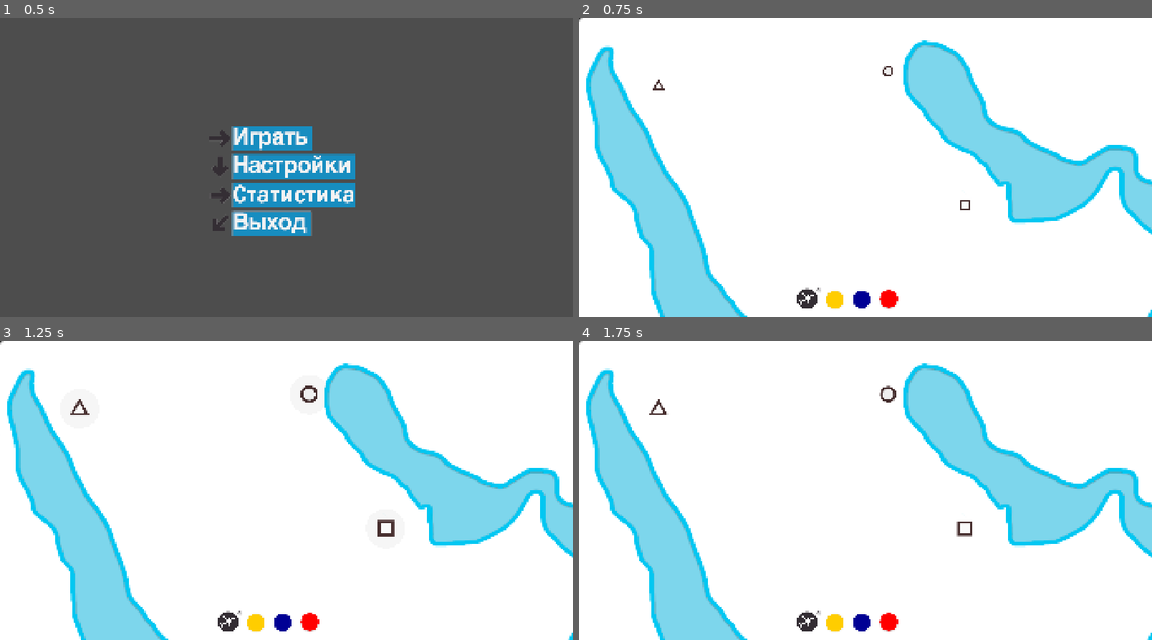
Above: before the commit, frames 1-4 (two rows, left to right).
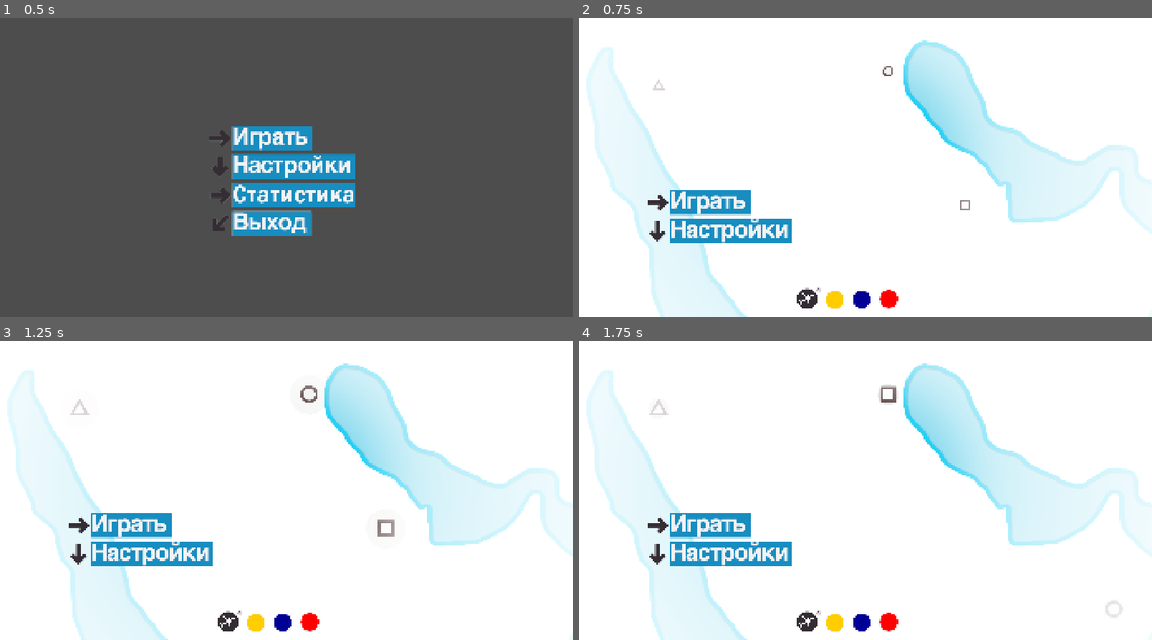
Above: after the commit, the same moments.

Repository: top-it-090304/Holding-Pattern
Game: Godot game, scene res://scene/StartMenu.tscn
The game is run twice, just before and just after one commit, with the same random seed, the same clock (stepped at 60 frames per second) and the same inputs.
Inputs (mouse positions are in pixels of both pictures, inside the frame that each line leads up to; where the layout moved, square brackets give the same spot in the first picture):
- Up to frame 1 (0.5 s): no input
- Up to frame 2 (0.75 s): click (842, 137) at 0.5 s
- Up to frame 3 (1.25 s): no input
- Up to frame 4 (1.75 s): click (699, 526) [579, 341] at 1.25 s

Frame 1 is identical in both runs. In frame 2, 20% of the frame differs, in the area x 0-100%, y 0-100%; in frame 3, 20%; in frame 4, 21%.

Commit message:
refactor: change scene game over

Diff:
--- a/scene/Main.tscn
+++ b/scene/Main.tscn
@@ -2,7 +2,10 @@
 
 [ext_resource type="Script" uid="uid://sp2ta70qytu6" path="res://scripts/Main.gd" id="1_nbc6x"]
 [ext_resource type="Texture2D" uid="uid://po01xbkyu0m5" path="res://objects/map3d.png" id="2_pnqar"]
+[ext_resource type="Texture2D" uid="uid://cccbojxrikyly" path="res://objects/Button_plau.png" id="3_764rb"]
+[ext_resource type="Texture2D" uid="uid://cya118am2kgj2" path="res://objects/Vinetka.png" id="3_aex65"]
 [ext_resource type="Texture2D" uid="uid://d3hmyd7fm44gt" path="res://objects/Button_yellow.png" id="3_mnmej"]
+[ext_resource type="Texture2D" uid="uid://ciblyc6hoov27" path="res://objects/Button_settings.png" id="4_aex65"]
 [ext_resource type="Texture2D" uid="uid://c32r7a0jfkk6t" path="res://objects/Button_blue.png" id="4_o6q0f"]
 [ext_resource type="Texture2D" uid="uid://ck4unu555lgo2" path="res://objects/Button_red.png" id="5_s5yxy"]
 [ext_resource type="Texture2D" uid="uid://7ire7onvi2fn" path="res://objects/count_fly.png" id="6_eik88"]
@@ -50,27 +53,38 @@
 anchor_bottom = 1.0
 grow_horizontal = 2
 grow_vertical = 2
+texture = ExtResource("3_aex65")
 
 [node name="Control" type="Control" parent="GameOver" unique_id=1549837969]
 layout_mode = 3
 anchors_preset = 0
-offset_right = 40.0
-offset_bottom = 40.0
+offset_right = 560.0
+offset_bottom = 343.0
 
 [node name="ScoreLabel" type="Label" parent="GameOver/Control" unique_id=878178107]
 layout_mode = 0
 offset_right = 40.0
 offset_bottom = 23.0
 
-[node name="Restart" type="Button" parent="GameOver/Control" unique_id=1839325162]
-layout_mode = 0
-offset_right = 8.0
-offset_bottom = 8.0
-
-[node name="Menu" type="Button" parent="GameOver/Control" unique_id=114752138]
-layout_mode = 0
-offset_right = 8.0
-offset_bottom = 8.0
+[node name="Restart" type="Button" parent="GameOver/Control" unique_id=2137488011]
+layout_mode = 0
+offset_left = 222.0
+offset_top = 565.0
+offset_right = 588.0
+offset_bottom = 666.0
+pivot_offset = Vector2(150, 40)
+icon = ExtResource("3_764rb")
+flat = true
+
+[node name="Menu" type="Button" parent="GameOver/Control" unique_id=1409947932]
+layout_mode = 0
+offset_left = 220.0
+offset_top = 663.0
+offset_right = 729.0
+offset_bottom = 768.0
+pivot_offset = Vector2(150, 40)
+icon = ExtResource("4_aex65")
+flat = true
 
 [node name="UI" type="CanvasLayer" parent="." unique_id=1579573212]
 layer = 2
@@ -325,6 +339,8 @@
 position = Vector2(2496, 342)
 
 [connection signal="timeout" from="Timer" to="." method="_on_spawn_timer_timeout"]
+[connection signal="pressed" from="GameOver/Control/Restart" to="." method="_on_restart_pressed"]
+[connection signal="pressed" from="GameOver/Control/Menu" to="." method="_on_menu_pressed"]
 [connection signal="toggled" from="UI/YellowButton" to="." method="_on_yb_toggled"]
 [connection signal="toggled" from="UI/BlueButton" to="." method="_on_bb_toggled"]
 [connection signal="toggled" from="UI/RedButton" to="." method="_on_rb_toggled"]
--- a/scripts/GameData.gd
+++ b/scripts/GameData.gd
@@ -1,7 +1,7 @@
 extends Node
 
 var start_planes: int = 4
-var max_passengers: int = 7
+var max_passengers: int = 1
 
 enum ShapeType { CIRCLE, SQUARE, TRIANGLE }
 
--- a/scripts/Main.gd
+++ b/scripts/Main.gd
@@ -7,6 +7,9 @@
 @onready var camera := $Camera2D
 @onready var score_pack = $UI/ScorePack
 @onready var score_label = $UI/ScorePack/Score
+@onready var game_over_ui = $GameOverUI
+@onready var vignette = $GameOverUI/Vignette
+@onready var score_final_label = $GameOverUI/Content/ScoreLabel
 
 var passengers_delivery: int = 0
 var passenger_timer: Timer
@@ -282,7 +285,7 @@
 	print("stop")
 	get_tree().paused = true
 	$UI.visible = false
-
+	$GameOver.visible = true
 	camera.process_mode = Node.PROCESS_MODE_ALWAYS
 	var tween = create_tween().set_pause_mode(Tween.TWEEN_PAUSE_PROCESS)
 	tween.set_trans(Tween.TRANS_CUBIC).set_ease(Tween.EASE_OUT)
@@ -294,6 +297,20 @@
 	tween.tween_property(camera, "zoom", crash_zoom, 2.5)
 	tween.tween_property(camera, "rotation", 0.45, 2.5)
 
+	_setup_vignette(_failed_airport)
+	game_over_ui.visible = true
+	game_over_ui.modulate.a = 0
+
+
+	tween.chain().tween_property(game_over_ui, "modulate:a", 1.0, 1.0)
+
+
+	score_final_label.text = str(passengers_delivery)
+
+func _setup_vignette(_airport):
+	vignette.expand_mode = TextureRect.EXPAND_KEEP_SIZE
+	vignette.stretch_mode = TextureRect.STRETCH_KEEP_ASPECT_CENTERED
+
 ## кнопки
 func _on_yb_toggled(_t):
 	lines_data["current color"] = "yellow"
@@ -307,5 +324,16 @@
 	lines_data["current color"] = "red"
 	lines_data["current hex color"] = Color(1.0, 0.0, 0.0, 1.0)
 
+func _on_restart_pressed():
+	get_tree().paused = false
+	$GameOver/Control/Restart.visible = true
+	get_tree().reload_current_scene()
+
+func _on_menu_pressed():
+	get_tree().paused = false
+	$GameOver/Control/Menu.visiable = true
+	get_tree().change_scene_to_file("res://scene/StartMenu.tscn")
+
+
 func _on_spawn_timer_timeout():
 	spawn_airport()
Binary file added: objects/Vinetka.png
Not shown, added: objects/Vinetka.png.import
